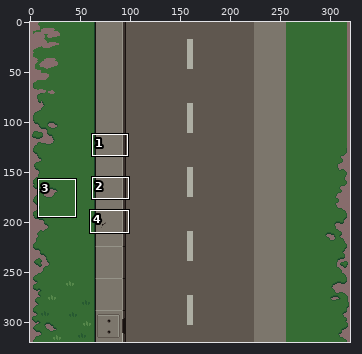
Two versions of one sprite sheet, assets/terra02.png. The picture above shows the old version from afar; the outline marks the close-up.
Close-up. As it was:
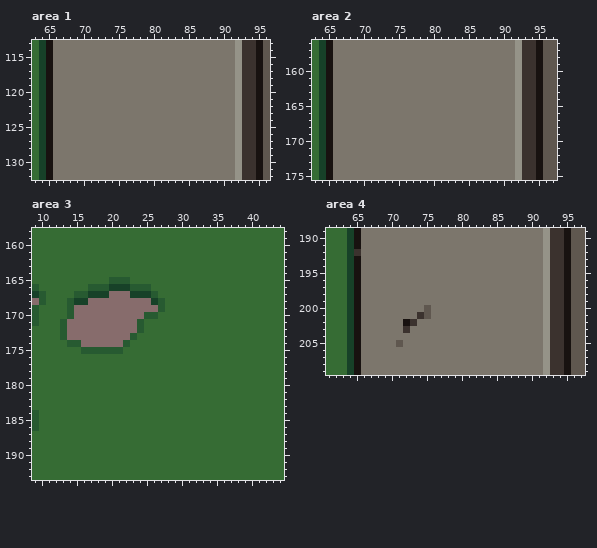
The file is 320x320 pixels. Shown: area 1: x 63..96, y 113..132; area 2: x 63..97, y 156..175; area 3: x 9..44, y 158..193; area 4: x 61..97, y 189..209. The commit also changed other parts of the picture, which this record leaves out.
New version:
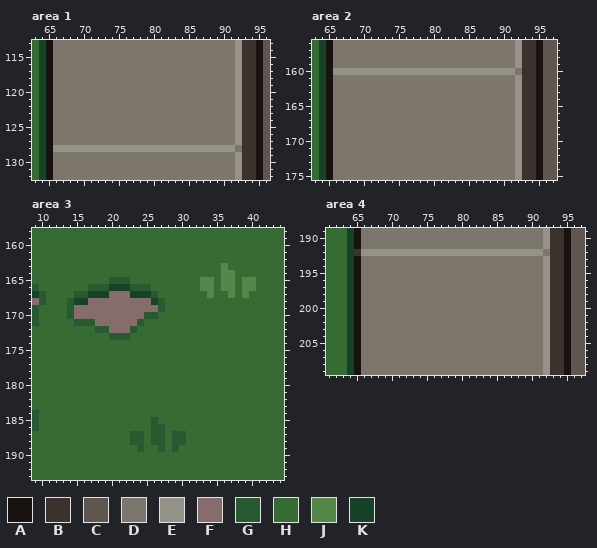
Palette (. is transparent): A #181210  B #3b322e  C #5f574f  D #7c766c  E #959388  F #876c6c  G #275a31  H #366c34  J #55874a  K #174128
The edit:
Area 1:
y 128: x 66..92 DDDDDDDDDDDDDDDDDDDDDDDDDDE -> EEEEEEEEEEEEEEEEEEEEEEEEEED
Area 2:
y 160: x 66..92 DDDDDDDDDDDDDDDDDDDDDDDDDDE -> EEEEEEEEEEEEEEEEEEEEEEEEEED
Area 3:
y 163: x 36 H -> J
y 164: x 36..37 HH -> JJ
y 165..166: x 33..34 HH -> JJ; x 36..37 HH -> JJ; x 39..40 HH -> JJ
y 167: x 34 H -> J; x 37 H -> J; x 39 H -> J
y 171: x 13..17 GFFFF -> HHGGG
y 172: x 13..19 GFFFFFF -> HHHHHGG; x 23..24 FG -> GH
y 173: x 13..23 GFFFFFFFFFG -> HHHHHHHGGGH
y 174: x 14..22 GGFFFFFFG -> HHHHHHHHH
y 175: x 16..21 GGGGGG -> HHHHHH
y 185: x 26 H -> G
y 186: x 26..27 HH -> GG
y 187..188: x 23..24 HH -> GG; x 26..27 HH -> GG; x 29..30 HH -> GG
y 189: x 24 H -> G; x 27 H -> G; x 29 H -> G
Area 4:
y 192: x 66..92 DDDDDDDDDDDDDDDDDDDDDDDDDDE -> EEEEEEEEEEEEEEEEEEEEEEEEEED
y 200: x 75 C -> D
y 201: x 74..75 BC -> DD
y 202: x 72..73 AB -> DD
y 203: x 72 B -> D
y 205: x 71 C -> D
Pixel boxes of the changes (left, top, right, bottom) in both close-ups:
changed: (53, 145, 242, 152)
changed: (333, 68, 522, 75)
changed: (200, 263, 256, 298)
changed: (60, 319, 144, 354)
changed: (130, 417, 186, 452)
changed: (361, 249, 550, 256)
changed: (396, 305, 431, 347)
